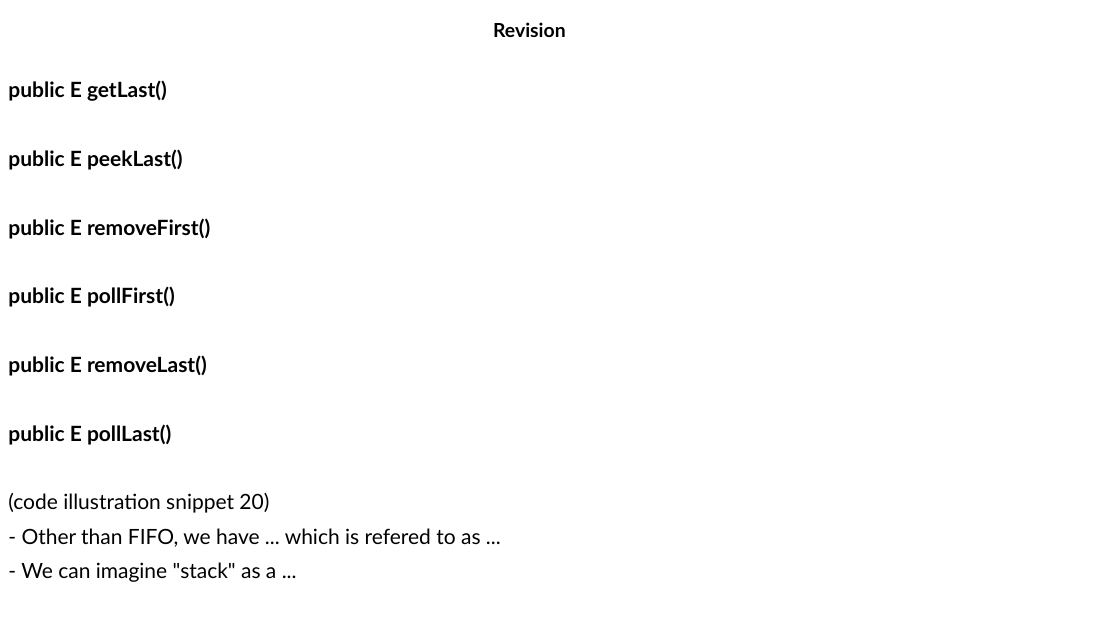
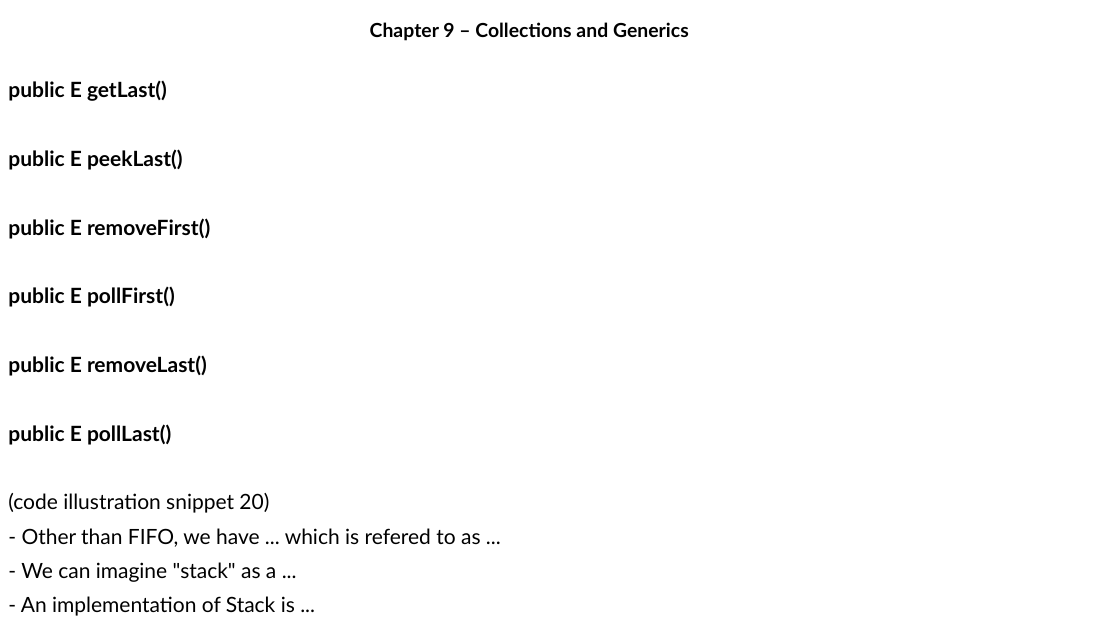
Before and after one commit to MaiDinhVinh/CS-Java, a slide deck: slide 13 of OCP17/old progress/Chapter 9 - Collections and Generics.pptx. Drawn at 1120x630 pixels with LibreOffice and Linux fonts; fonts in the diff are those of the drawing. Boxes give left, top, right and bottom in pixels: in the first picture for what was removed or moved away, otherwise in the second. Text is boxed around its words. In the diff, an @@ line names an element or a change of style, - is before the commit and + after.

```diff
--- a/OCP17/old progress/Chapter 9 - Collections and Generics.pptx
+++ b/OCP17/old progress/Chapter 9 - Collections and Generics.pptx
@@ subtitle at (370, 22, 689, 41): text changed @@
-Revision
+Chapter 9 – Collections and Generics
@@ text at (21, 596, 295, 616): paragraph added @@
+- An implementation of Stack is ...
```
Also in this commit, not shown: 20 other slides changed, 10 slides added.
